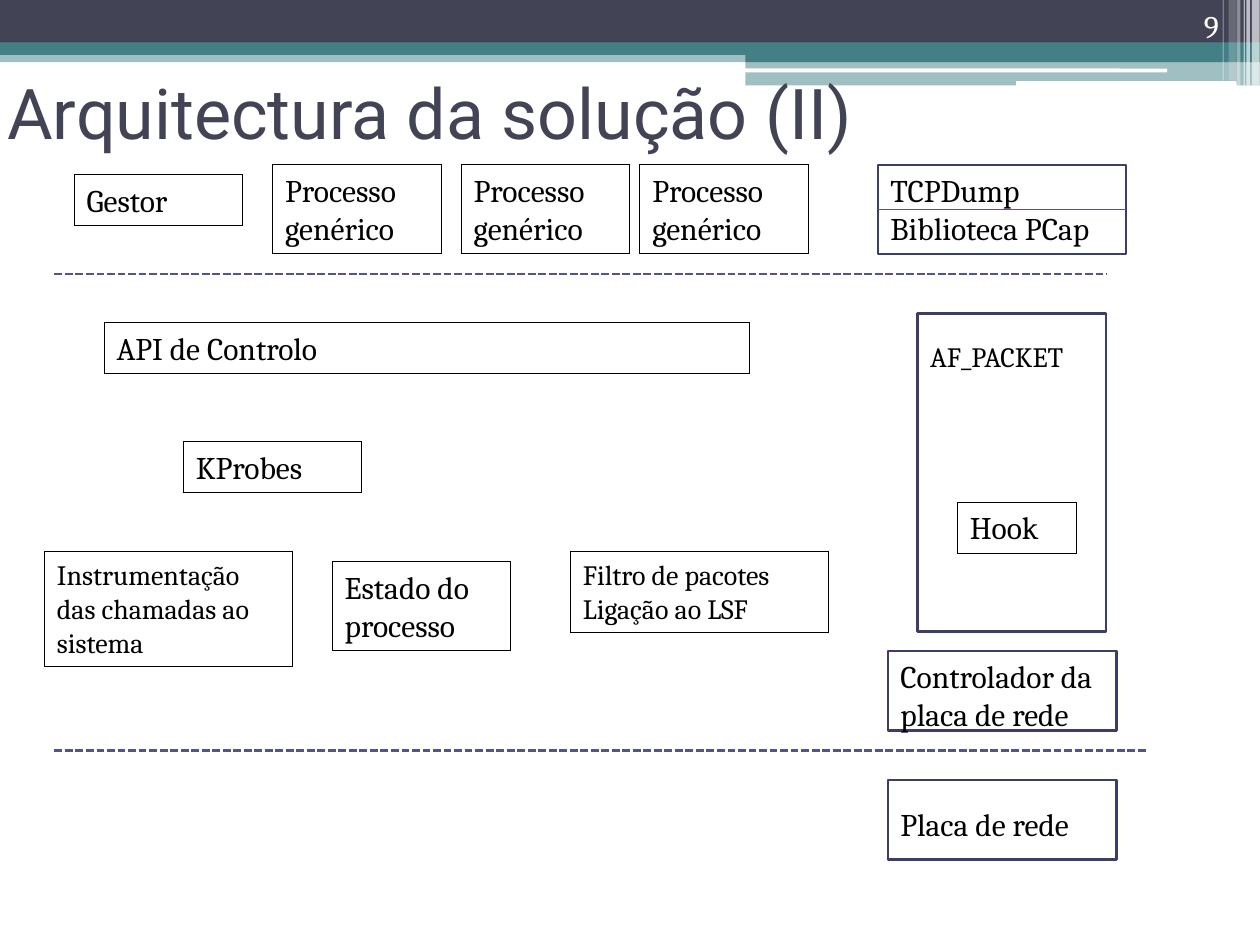
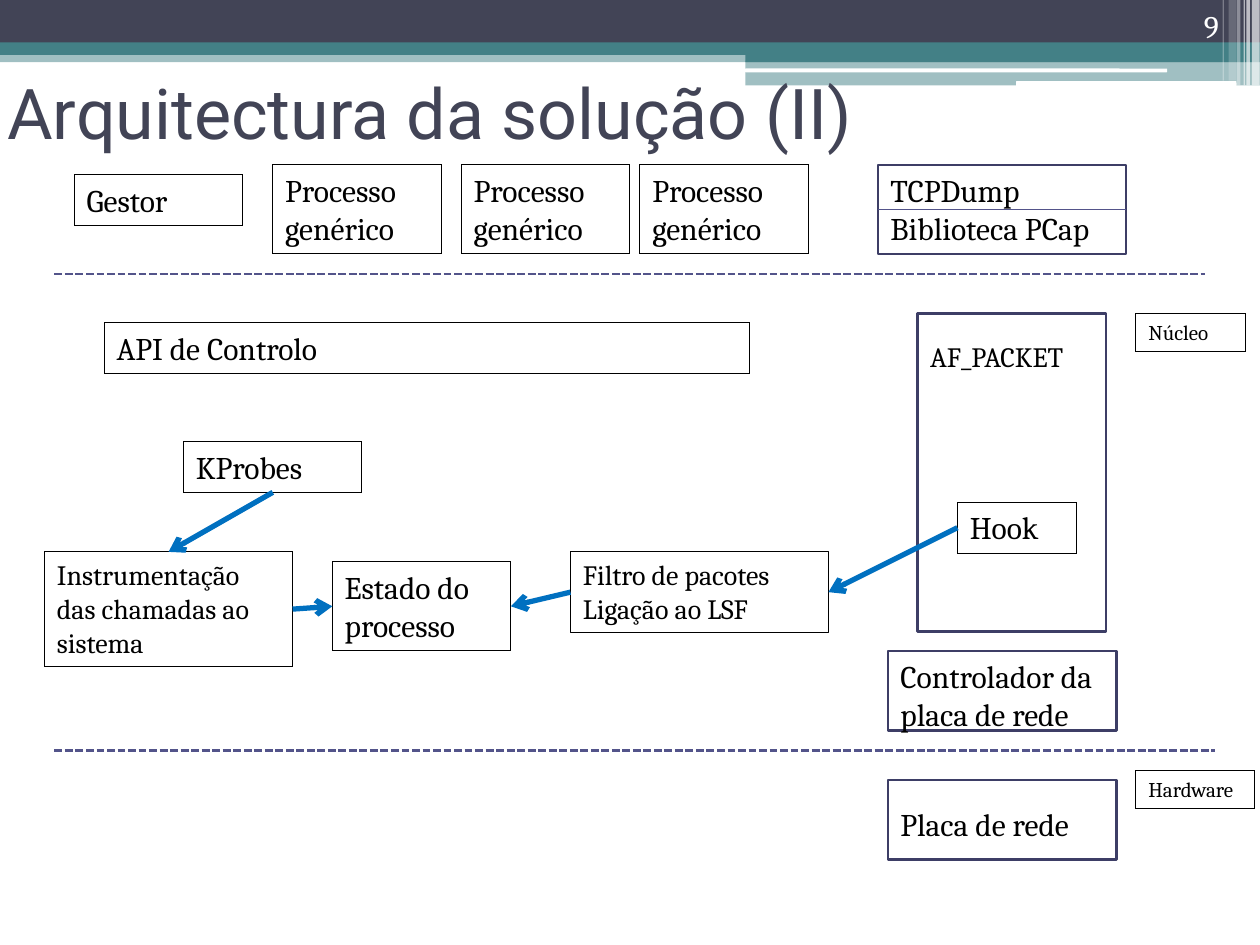
Before and after one commit to nunogmartins/cap_dissertation, a slide deck: slide 9 of doc/apresentacao_dissertacao.pptx. Drawn at 1260x945 pixels with LibreOffice and Linux fonts; fonts in the diff are those of the drawing. Boxes give left, top, right and bottom in pixels: in the first picture for what was removed or moved away, otherwise in the second. Text is boxed around its words. In the diff, an @@ line names an element or a change of style, - is before the commit and + after.

```diff
--- a/doc/apresentacao_dissertacao.pptx
+++ b/doc/apresentacao_dissertacao.pptx
@@ line moved from (54, 275) - (1106, 275) to (54, 275) - (1206, 275) @@
@@ rectangle added at (1137,314,1246,352), outline #000000 0.75 pt, 12 pt, text #000000 @@
+Núcleo
@@ arrow added from (273, 493) to (169, 552), #0070C0 3 pt @@
@@ arrow added from (958, 528) to (828, 592), #0070C0 3 pt @@
@@ arrow added from (571, 592) to (512, 606), #0070C0 3 pt @@
@@ arrow added from (292, 609) to (333, 606), #0070C0 3 pt @@
@@ line moved from (54, 750) - (1145, 750) to (54, 750) - (1216, 750) @@
@@ rectangle added at (1137,770,1255,808), outline #000000 0.75 pt, 12 pt, text #000000 @@
+Hardware
```
Also in this commit, not shown: 16 other slides changed.
